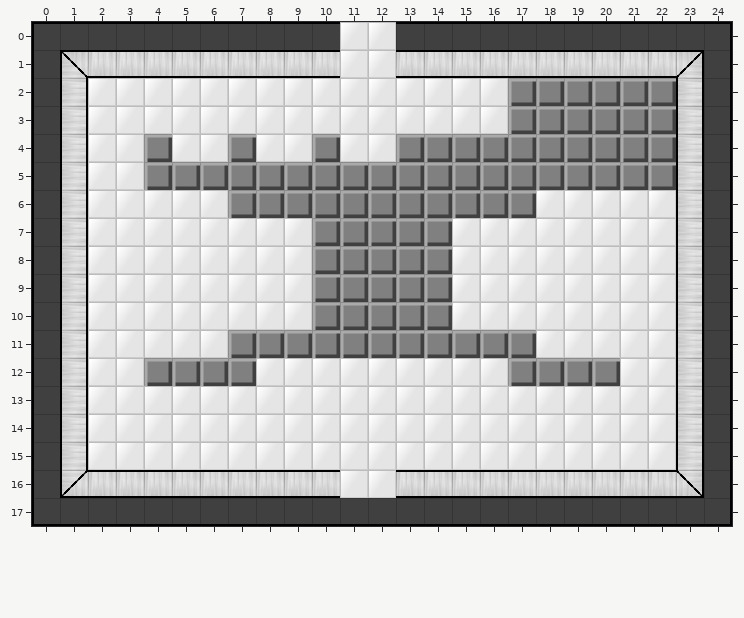
Two versions of a level (Tiled map, src/level/forrestroom4.tmx). That is the earlier state.
Cells are 32x32 px. Shown: x 0..24, y 0..17.
The same view after the edit:
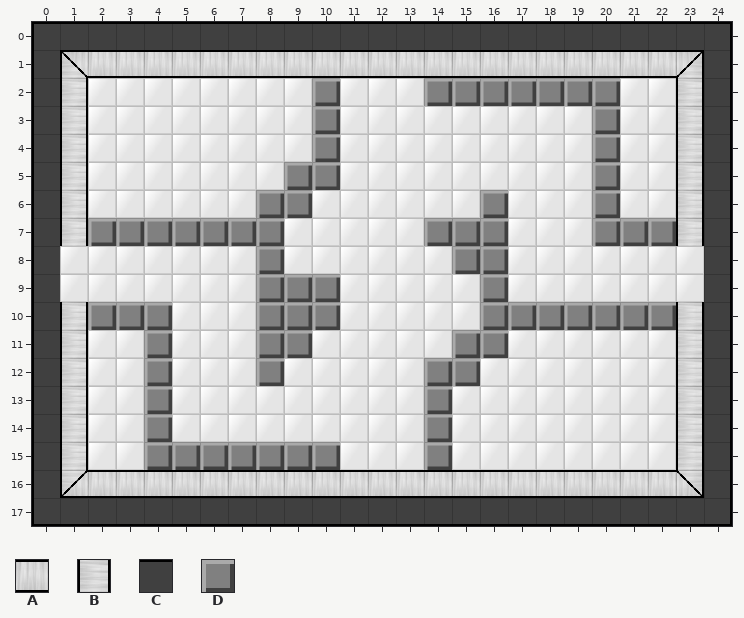
Key: from "room_tileset": A 2, B 8, C 12, D 18.
_ is an empty cell.
Changes in this commit:
Layer "Tile Layer 1":
There is now tile A in row 1 at x 11 to 12; in row 16 at x 11 to 12.
There is now tile C in row 0 at x 11 to 12.
There is now tile D in row 2 at x 10 and 14 to 16; in row 3 at x 10; in row 6 at x 20; in row 7 at x 2 to 8, 15 to 16 and 20 to 22; in row 8 at x 8 and 15 to 16; in row 9 at x 8 to 9 and 16.
There is now tile D in row 10 at x 2 to 4, 8 to 9 and 16 to 22; in row 11 at x 4; in row 12 at x 8 and 14 to 15; in rows 13 to 14 at x 4 and 14; in row 15 at x 4 to 10 and 14.
Tile B is gone in rows 8 to 9 at x 1 and 23.
Tile D is gone in row 2 at x 21 to 22; in row 3 at x 17 to 19 and 21 to 22; in row 4 at x 4, 7, 13 to 19 and 21 to 22; in row 5 at x 4 to 8, 11 to 19 and 21 to 22; in row 6 at x 7, 10 to 15 and 17; in row 7 at x 10 to 13.
Tile D is gone in row 8 at x 10 to 14; in rows 9 to 10 at x 11 to 14; in row 11 at x 7, 10 to 14 and 17; in row 12 at x 5 to 7 and 17 to 20.
